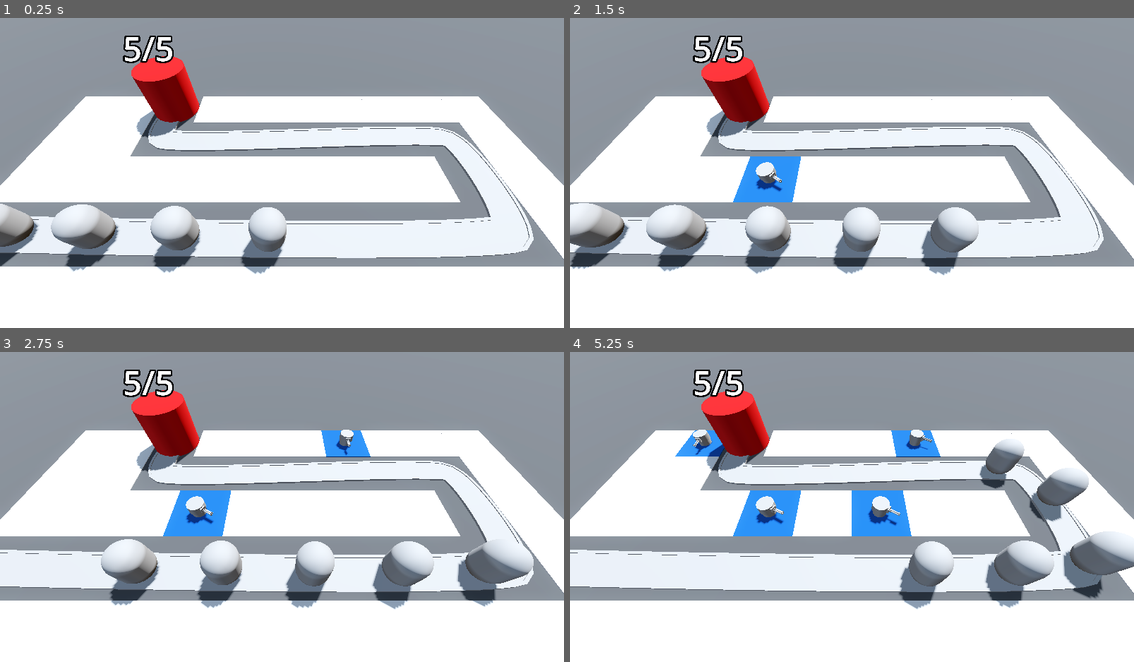
Above: before the commit, frames 1-4 (two rows, left to right).
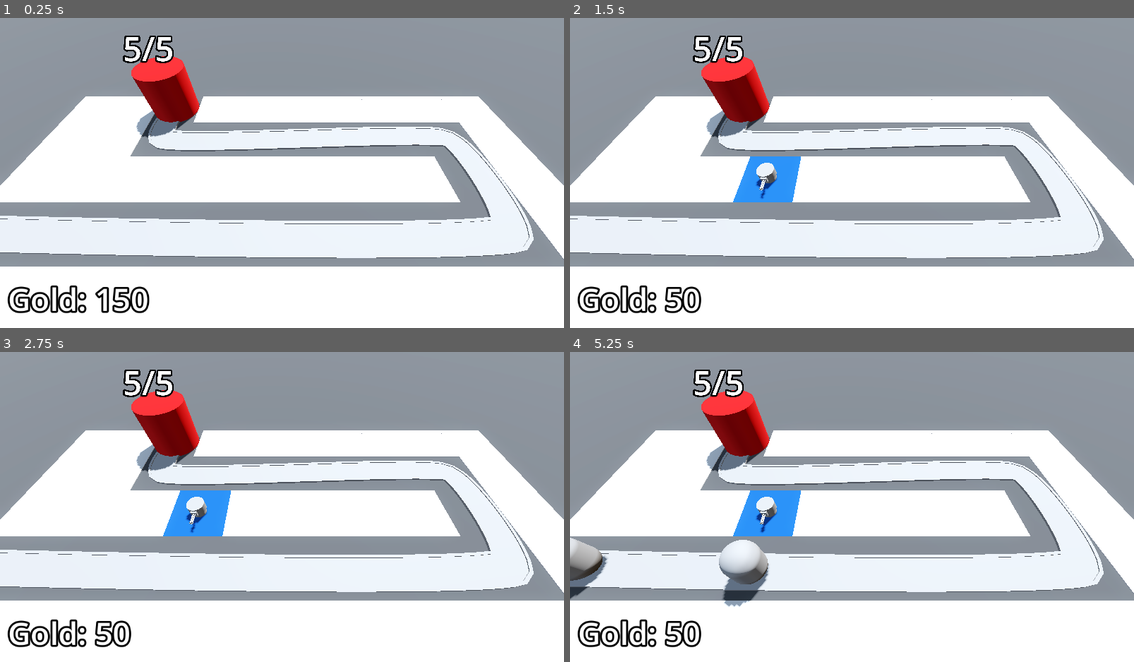
Above: after the commit, the same moments.

Repository: ericvennemeyer/BarbarianBlaster
Game: Godot game, scene res://base_level.tscn
The game is run twice, just before and just after one commit, with the same random seed, the same clock (stepped at 60 frames per second) and the same inputs.
Inputs (mouse positions are in pixels of both pictures, inside the frame that each line leads up to):
- Up to frame 1 (0.25 s): no input
- Up to frame 2 (1.5 s): move the mouse to (976, 154) at 0.52 s; press the mouse at (976, 154) at 0.53 s; move the mouse to (739, 185) at 1.27 s; release the mouse at (739, 185) at 1.28 s; click (739, 185) at 1.35 s
- Up to frame 3 (2.75 s): move the mouse to (338, 432) at 2.02 s; press the mouse at (338, 432) at 2.03 s
- Up to frame 4 (5.25 s): move the mouse to (823, 565) at 2.77 s; release the mouse at (823, 565) at 2.78 s; click (823, 565) at 2.85 s; move the mouse to (1021, 550) at 3.52 s; press the mouse at (1021, 550) at 3.53 s; move the mouse to (682, 457) at 4.27 s; release the mouse at (682, 457) at 4.28 s; click (682, 457) at 4.35 s; move the mouse to (880, 503) at 5.02 s; press the mouse at (880, 503) at 5.03 s

The runs differ from the first frame. In frame 1, 5.7% of the frame differs, in the area x 0-51%, y 59-96%; in frame 2, 7.5%; in frame 3, 8.2%; in frame 4, 12%, in the area x 0-100%, y 25-96%.

Commit message:
From 3.21 -- Introducing Animations, to 3.25 -- Difficulty Curves

Diff:
--- /dev/null
+++ b/DiffcultyManager/difficulty_manager.gd
@@ -0,0 +1,23 @@
+extends Node
+
+
+@export var game_length: float = 30.0
+@export var spawn_time_curve: Curve
+
+@onready var timer: Timer = $Timer
+
+
+func _ready() -> void:
+	timer.start(game_length)
+
+
+func _process(delta: float) -> void:
+	pass
+
+
+func game_progress_ratio() -> float:
+	return 1.0 - (timer.time_left / game_length)
+
+
+func get_spawn_time() -> float:
+	return spawn_time_curve.sample(game_progress_ratio())
--- /dev/null
+++ b/DiffcultyManager/difficulty_manager.tscn
@@ -0,0 +1,15 @@
+[gd_scene load_steps=3 format=3 uid="uid://jodij84mp51j"]
+
+[ext_resource type="Script" uid="uid://bfbbjlse8cdef" path="res://DiffcultyManager/difficulty_manager.gd" id="1_g5wc6"]
+
+[sub_resource type="Curve" id="Curve_g5wc6"]
+_limits = [0.25, 2.0, 0.0, 1.0]
+_data = [Vector2(0, 2), 0.0, -1.75, 0, 1, Vector2(1, 0.25), -1.75, 0.0, 1, 0]
+point_count = 2
+
+[node name="DifficultyManager" type="Node"]
+script = ExtResource("1_g5wc6")
+spawn_time_curve = SubResource("Curve_g5wc6")
+
+[node name="Timer" type="Timer" parent="."]
+one_shot = true
--- a/Enemies/enemy.gd
+++ b/Enemies/enemy.gd
@@ -2,15 +2,20 @@
 
 var current_health: int:
 	set(health_in):
+		if health_in < current_health:
+			animation_player.play("TakeDamage")
 		current_health = health_in
-		print(current_health)
 		if current_health < 1:
+			bank.gold += gold_value
 			queue_free()
 
 @export var max_health: int = 50
 @export var speed: float = 5.0
+@export var gold_value: int = 15
 
 @onready var base: Base = get_tree().get_first_node_in_group("Base")
+@onready var animation_player: AnimationPlayer = $AnimationPlayer
+@onready var bank = get_tree().get_first_node_in_group("Bank")
 
 
 func _ready() -> void:
--- a/Enemies/enemy.tscn
+++ b/Enemies/enemy.tscn
@@ -6,9 +6,49 @@
 radius = 1.0
 height = 3.0
 
+[sub_resource type="StandardMaterial3D" id="StandardMaterial3D_3ih25"]
+no_depth_test = true
+
 [sub_resource type="CapsuleShape3D" id="CapsuleShape3D_3ih25"]
 radius = 1.0
 height = 3.0
+
+[sub_resource type="Animation" id="Animation_3ih25"]
+resource_name = "TakeDamage"
+step = 0.1
+tracks/0/type = "value"
+tracks/0/imported = false
+tracks/0/enabled = true
+tracks/0/path = NodePath("DamageHighlight:visible")
+tracks/0/interp = 1
+tracks/0/loop_wrap = true
+tracks/0/keys = {
+"times": PackedFloat32Array(0, 0.1),
+"transitions": PackedFloat32Array(1, 1),
+"update": 1,
+"values": [true, false]
+}
+
+[sub_resource type="Animation" id="Animation_bxkaj"]
+length = 0.001
+tracks/0/type = "value"
+tracks/0/imported = false
+tracks/0/enabled = true
+tracks/0/path = NodePath("DamageHighlight:visible")
+tracks/0/interp = 1
+tracks/0/loop_wrap = true
+tracks/0/keys = {
+"times": PackedFloat32Array(0),
+"transitions": PackedFloat32Array(1),
+"update": 1,
+"values": [false]
+}
+
+[sub_resource type="AnimationLibrary" id="AnimationLibrary_47qgu"]
+_data = {
+&"RESET": SubResource("Animation_bxkaj"),
+&"TakeDamage": SubResource("Animation_3ih25")
+}
 
 [node name="Enemy" type="PathFollow3D"]
 transform = Transform3D(-4.37114e-08, 0, -1, 0, 1, 0, 1, 0, -4.37114e-08, 0, 0, 0)
@@ -19,8 +59,19 @@
 transform = Transform3D(1, 0, 0, 0, 1, 0, 0, 0, 1, 0, 1.5, 0)
 mesh = SubResource("CapsuleMesh_bo3yr")
 
+[node name="DamageHighlight" type="MeshInstance3D" parent="."]
+transform = Transform3D(1, 0, 0, 0, 1, 0, 0, 0, 1, 0, 1.5, 0)
+visible = false
+material_override = SubResource("StandardMaterial3D_3ih25")
+mesh = SubResource("CapsuleMesh_bo3yr")
+
 [node name="EnemyArea3D" type="Area3D" parent="." groups=["enemy_area"]]
 
 [node name="CollisionShape3D" type="CollisionShape3D" parent="EnemyArea3D"]
 transform = Transform3D(1, 0, 0, 0, 1, 0, 0, 0, 1, 0, 1.5, 0)
 shape = SubResource("CapsuleShape3D_3ih25")
+
+[node name="AnimationPlayer" type="AnimationPlayer" parent="."]
+libraries = {
+&"": SubResource("AnimationLibrary_47qgu")
+}
--- a/RayPickerCamera/ray_picker_camera.gd
+++ b/RayPickerCamera/ray_picker_camera.gd
@@ -3,24 +3,28 @@
 @export var gridmap: GridMap
 @export var ray_length: float = 100.0
 @export var turret_manager: Node3D
+@export var turret_cost: int = 100
 
 @onready var ray_cast_3d: RayCast3D = $RayCast3D
+@onready var bank = get_tree().get_first_node_in_group("Bank")
 
 
 func _process(delta: float) -> void:
 	var mouse_position: Vector2 = get_viewport().get_mouse_position()
 	ray_cast_3d.target_position = project_local_ray_normal(mouse_position) * ray_length
 	ray_cast_3d.force_raycast_update()
-	if ray_cast_3d.is_colliding():
-		var collider = ray_cast_3d.get_collider()
-		if collider is GridMap:
-			Input.set_default_cursor_shape(Input.CURSOR_POINTING_HAND)
-			if Input.is_action_pressed("click"):
-				var collision_point = ray_cast_3d.get_collision_point()
-				var cell = gridmap.local_to_map(collision_point)
-				if gridmap.get_cell_item(cell) == 0:
-					gridmap.set_cell_item(cell, 1)
-					var tile_position = gridmap.map_to_local(cell)
-					turret_manager.build_turret(tile_position)
+	if bank.gold > turret_cost:
+		if ray_cast_3d.is_colliding():
+			var collider = ray_cast_3d.get_collider()
+			if collider is GridMap:
+				Input.set_default_cursor_shape(Input.CURSOR_POINTING_HAND)
+				if Input.is_action_pressed("click"):
+					var collision_point = ray_cast_3d.get_collision_point()
+					var cell = gridmap.local_to_map(collision_point)
+					if gridmap.get_cell_item(cell) == 0:
+						gridmap.set_cell_item(cell, 1)
+						var tile_position = gridmap.map_to_local(cell)
+						turret_manager.build_turret(tile_position)
+						bank.gold -= turret_cost
 	else:
 		Input.set_default_cursor_shape(Input.CURSOR_ARROW)
--- a/Turret/turret.gd
+++ b/Turret/turret.gd
@@ -7,6 +7,8 @@
 @export var projectile: PackedScene
 
 @onready var projectile_spawn_point: Marker3D = $TurretBase/TurretTop/BarrelBase/ProjectileSpawnPoint
+@onready var animation_player: AnimationPlayer = $AnimationPlayer
+@onready var barrel_base: MeshInstance3D = $TurretBase/TurretTop/BarrelBase
 
 
 func _physics_process(delta: float) -> void:
@@ -21,14 +23,17 @@
 		new_projectile.global_position = projectile_spawn_point.global_position
 		add_child(new_projectile)
 		new_projectile.direction = global_transform.basis.z
+		animation_player.play("fire")
+		var tween = create_tween()
+		tween.tween_property(barrel_base, "rotation:z", deg_to_rad(90), 0.1).as_relative()
 
 
 func find_best_target() -> PathFollow3D:
 	var best_target = null
 	var best_progress = 0
 	for enemy in enemy_path.get_children():
-		var enemy_distance = global_position.distance_to(enemy.global_position)
 		if enemy is PathFollow3D:
+			var enemy_distance = global_position.distance_to(enemy.global_position)
 			if enemy.progress > best_progress and enemy_distance <= turret_range:
 				best_target = enemy
 				best_progress = enemy.progress
--- a/Turret/turret.tscn
+++ b/Turret/turret.tscn
@@ -1,10 +1,10 @@
-[gd_scene load_steps=8 format=3 uid="uid://bqi2sbg7y32ev"]
+[gd_scene load_steps=11 format=3 uid="uid://bqi2sbg7y32ev"]
 
 [ext_resource type="Script" uid="uid://6shvjrxe5tbc" path="res://Turret/turret.gd" id="1_5kpma"]
 [ext_resource type="PackedScene" uid="uid://bfhsedt45lq2u" path="res://Turret/projectile.tscn" id="2_djkev"]
 
 [sub_resource type="CylinderMesh" id="CylinderMesh_cb20n"]
-height = 1.0
+height = 0.5
 
 [sub_resource type="CylinderMesh" id="CylinderMesh_5kpma"]
 top_radius = 0.6
@@ -24,16 +24,66 @@
 bottom_radius = 0.13
 height = 0.02
 
+[sub_resource type="Animation" id="Animation_djkev"]
+resource_name = "fire"
+length = 0.3
+step = 0.1
+tracks/0/type = "value"
+tracks/0/imported = false
+tracks/0/enabled = true
+tracks/0/path = NodePath("TurretBase/TurretTop:position")
+tracks/0/interp = 1
+tracks/0/loop_wrap = true
+tracks/0/keys = {
+"times": PackedFloat32Array(0, 0.3),
+"transitions": PackedFloat32Array(1, 1),
+"update": 0,
+"values": [Vector3(0, 0.5, -0.6), Vector3(0, 0.5, 0)]
+}
+
+[sub_resource type="Animation" id="Animation_ttsi1"]
+length = 0.3
+tracks/0/type = "value"
+tracks/0/imported = false
+tracks/0/enabled = true
+tracks/0/path = NodePath("TurretBase/TurretTop:position")
+tracks/0/interp = 1
+tracks/0/loop_wrap = true
+tracks/0/keys = {
+"times": PackedFloat32Array(0),
+"transitions": PackedFloat32Array(1),
+"update": 0,
+"values": [Vector3(0, 0.5, 0)]
+}
+tracks/1/type = "value"
+tracks/1/imported = false
+tracks/1/enabled = true
+tracks/1/path = NodePath("TurretBase/TurretTop/BarrelBase:rotation")
+tracks/1/interp = 1
+tracks/1/loop_wrap = true
+tracks/1/keys = {
+"times": PackedFloat32Array(0),
+"transitions": PackedFloat32Array(1),
+"update": 0,
+"values": [Vector3(0, 0, 0)]
+}
+
+[sub_resource type="AnimationLibrary" id="AnimationLibrary_r754r"]
+_data = {
+&"RESET": SubResource("Animation_ttsi1"),
+&"fire": SubResource("Animation_djkev")
+}
+
 [node name="Turret" type="Node3D"]
 script = ExtResource("1_5kpma")
 projectile = ExtResource("2_djkev")
 
 [node name="TurretBase" type="MeshInstance3D" parent="."]
-transform = Transform3D(1, 0, 0, 0, 1, 0, 0, 0, 1, 0, 0.5, 0)
+transform = Transform3D(1, 0, 0, 0, 1, 0, 0, 0, 1, 0, 0.2498, 0)
 mesh = SubResource("CylinderMesh_cb20n")
 
 [node name="TurretTop" type="MeshInstance3D" parent="TurretBase"]
-transform = Transform3D(1, 0, 0, 0, 1, 0, 0, 0, 1, 0, 0.3, 0)
+transform = Transform3D(1, 0, 0, 0, 1, 0, 0, 0, 1, 0, 0.5, 0)
 mesh = SubResource("CylinderMesh_5kpma")
 
 [node name="BarrelBase" type="MeshInstance3D" parent="TurretBase/TurretTop"]
@@ -76,4 +126,9 @@
 [node name="Timer" type="Timer" parent="."]
 autostart = true
 
+[node name="AnimationPlayer" type="AnimationPlayer" parent="."]
+libraries = {
+&"": SubResource("AnimationLibrary_r754r")
+}
+
 [connection signal="timeout" from="Timer" to="." method="_on_timer_timeout"]
--- /dev/null
+++ b/bank.gd
@@ -0,0 +1,15 @@
+extends MarginContainer
+
+
+@export var starting_gold: int = 150
+
+var gold: int:
+	set(gold_in):
+		gold = max(gold_in, 0)
+		label.text = "Gold: " + str(gold)
+
+@onready var label: Label = $Label
+
+
+func _ready() -> void:
+	gold = starting_gold
--- a/base_level.tscn
+++ b/base_level.tscn
@@ -1,11 +1,14 @@
-[gd_scene load_steps=12 format=3 uid="uid://csor7784u14tb"]
+[gd_scene load_steps=16 format=3 uid="uid://csor7784u14tb"]
 
 [ext_resource type="PackedScene" uid="uid://bvwt1actttkqx" path="res://RayPickerCamera/ray_picker_camera.tscn" id="1_3o4py"]
 [ext_resource type="MeshLibrary" uid="uid://becynfdxy5qw2" path="res://MeshLibraries/SpaceLibrary.tres" id="1_bo3yr"]
 [ext_resource type="PackedScene" uid="uid://brtngpluthkdo" path="res://Enemies/enemy.tscn" id="2_5vx1e"]
 [ext_resource type="PackedScene" uid="uid://lf68f6n1h4c6" path="res://Base/base.tscn" id="3_eesb3"]
+[ext_resource type="Script" uid="uid://dsp05s0wljrmm" path="res://enemy_path.gd" id="3_u2wky"]
 [ext_resource type="Script" uid="uid://cifjmb2g0jjc0" path="res://turret_manager.gd" id="5_ftfrf"]
 [ext_resource type="PackedScene" uid="uid://bqi2sbg7y32ev" path="res://Turret/turret.tscn" id="6_u2wky"]
+[ext_resource type="Script" uid="uid://cudpccf2vnvhi" path="res://bank.gd" id="8_bkkah"]
+[ext_resource type="PackedScene" uid="uid://jodij84mp51j" path="res://DiffcultyManager/difficulty_manager.tscn" id="9_xjg0i"]
 
 [sub_resource type="ProceduralSkyMaterial" id="ProceduralSkyMaterial_4sal3"]
 sky_horizon_color = Color(0.662243, 0.671743, 0.686743, 1)
@@ -29,6 +32,11 @@
 "tilts": PackedFloat32Array(0, 0, 0, 0, 0)
 }
 point_count = 5
+
+[sub_resource type="LabelSettings" id="LabelSettings_2elnx"]
+font_size = 64
+outline_size = 16
+outline_color = Color(0, 0, 0, 1)
 
 [node name="BaseLevel" type="Node3D"]
 
@@ -57,10 +65,13 @@
 "cells": PackedInt32Array(65535, 0, 0, 65535, 2, 0, 65535, 4, 0, 65531, 1, 0, 4, 1, 0, 65532, 2, 0, 65531, 2, 0, 65533, …(258 unchanged characters)…
 }
 
-[node name="Path3D" type="Path3D" parent="."]
+[node name="EnemyPath" type="Path3D" parent="." node_paths=PackedStringArray("difficulty_manager")]
 curve = SubResource("Curve3D_bo3yr")
+script = ExtResource("3_u2wky")
+enemy_scene = ExtResource("2_5vx1e")
+difficulty_manager = NodePath("../DifficultyManager")
 
-[node name="Road" type="CSGPolygon3D" parent="Path3D"]
+[node name="Road" type="CSGPolygon3D" parent="EnemyPath"]
 polygon = PackedVector2Array(-1, 0, -1, 0.1, 1, 0.1, 1, 0)
 mode = 2
 path_node = NodePath("..")
@@ -74,7 +85,7 @@
 path_u_distance = 1.0
 path_joined = false
 
-[node name="LeftEdge" type="CSGPolygon3D" parent="Path3D"]
+[node name="LeftEdge" type="CSGPolygon3D" parent="EnemyPath"]
 polygon = PackedVector2Array(-1.1, 0, -1.1, 0.15, -0.9, 0.15, -0.9, 0)
 mode = 2
 path_node = NodePath("..")
@@ -88,7 +99,7 @@
 path_u_distance = 1.0
 path_joined = false
 
-[node name="RightEdge" type="CSGPolygon3D" parent="Path3D"]
+[node name="RightEdge" type="CSGPolygon3D" parent="EnemyPath"]
 polygon = PackedVector2Array(0.9, 0, 0.9, 0.15, 1.1, 0.15, 1.1, 0)
 mode = 2
 path_node = NodePath("..")
@@ -102,24 +113,9 @@
 path_u_distance = 1.0
 path_joined = false
 
-[node name="Enemy" parent="Path3D" instance=ExtResource("2_5vx1e")]
-transform = Transform3D(-4.37114e-08, 0, -1, 0, 1, 0, 1, 0, -4.37114e-08, -22, 0, 14)
-
-[node name="Enemy2" parent="Path3D" instance=ExtResource("2_5vx1e")]
-transform = Transform3D(-0.024008, 0, -0.999712, 0, 1, 0, 0.999712, 0, -0.024008, -17.0018, 0, 14.129)
-progress = 5.0
-
-[node name="Enemy3" parent="Path3D" instance=ExtResource("2_5vx1e")]
-transform = Transform3D(-0.0206491, 0, -0.999787, 0, 1, 0, 0.999787, 0, -0.0206491, -12.003, 0, 14.2408)
-progress = 10.0
-
-[node name="Enemy4" parent="Path3D" instance=ExtResource("2_5vx1e")]
-transform = Transform3D(-0.0166665, 0, -0.999861, 0, 1, 0, 0.999861, 0, -0.0166665, -7.00381, 0, 14.3345)
-progress = 15.0
-
-[node name="Enemy5" parent="Path3D" instance=ExtResource("2_5vx1e")]
-transform = Transform3D(-0.0112954, 0, -0.999936, 0, 1, 0, 0.999936, 0, -0.0112954, -2.00431, 0, 14.4052)
-progress = 20.0
+[node name="Timer" type="Timer" parent="EnemyPath"]
+wait_time = 2.0
+autostart = true
 
 [node name="Base" parent="." instance=ExtResource("3_eesb3")]
 transform = Transform3D(1, 0, 0, 0, 1, 0, 0, 0, 1, -10, 0, 2)
@@ -128,4 +124,26 @@
 transform = Transform3D(1, 0, 0, 0, 1, 0, 0, 0, 1, 0, 0, 10)
 script = ExtResource("5_ftfrf")
 turret = ExtResource("6_u2wky")
-enemy_path = NodePath("../Path3D")
+enemy_path = NodePath("../EnemyPath")
+
+[node name="Bank" type="MarginContainer" parent="." groups=["Bank"]]
+anchors_preset = 15
+anchor_right = 1.0
+anchor_bottom = 1.0
+grow_horizontal = 2
+grow_vertical = 2
+mouse_filter = 2
+theme_override_constants/margin_left = 16
+theme_override_constants/margin_top = 16
+theme_override_constants/margin_right = 16
+theme_override_constants/margin_bottom = 16
+script = ExtResource("8_bkkah")
+
+[node name="Label" type="Label" parent="Bank"]
+layout_mode = 2
+size_flags_horizontal = 0
+size_flags_vertical = 8
+text = "PLACEHOLDER"
+label_settings = SubResource("LabelSettings_2elnx")
+
+[node name="DifficultyManager" parent="." instance=ExtResource("9_xjg0i")]
--- /dev/null
+++ b/enemy_path.gd
@@ -0,0 +1,17 @@
+extends Path3D
+
+
+@export var enemy_scene: PackedScene
+@export var difficulty_manager: Node
+
+@onready var timer: Timer = $Timer
+
+
+func _ready() -> void:
+	timer.timeout.connect(spawn_enemy)
+
+
+func spawn_enemy() -> void:
+	var new_enemy = enemy_scene.instantiate()
+	add_child(new_enemy)
+	timer.wait_time = difficulty_manager.get_spawn_time()
--- a/project.godot
+++ b/project.godot
@@ -19,6 +19,7 @@
 
 Base=""
 enemy_area=""
+Bank=""
 
 [input]
 
Not shown, added: DiffcultyManager/difficulty_manager.gd.uid
Not shown: 1 places in Enemies/enemy.tscn that only renumber resources
Not shown, added: bank.gd.uid
Not shown, added: enemy_path.gd.uid
